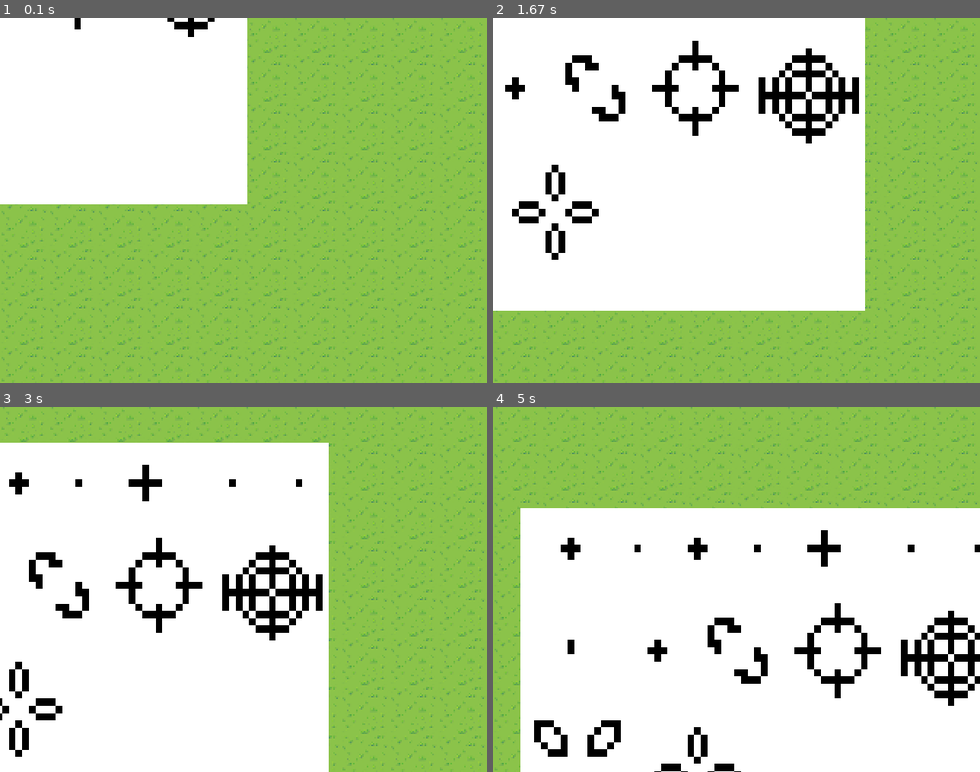
Above: before the commit, frames 1-4 (two rows, left to right).
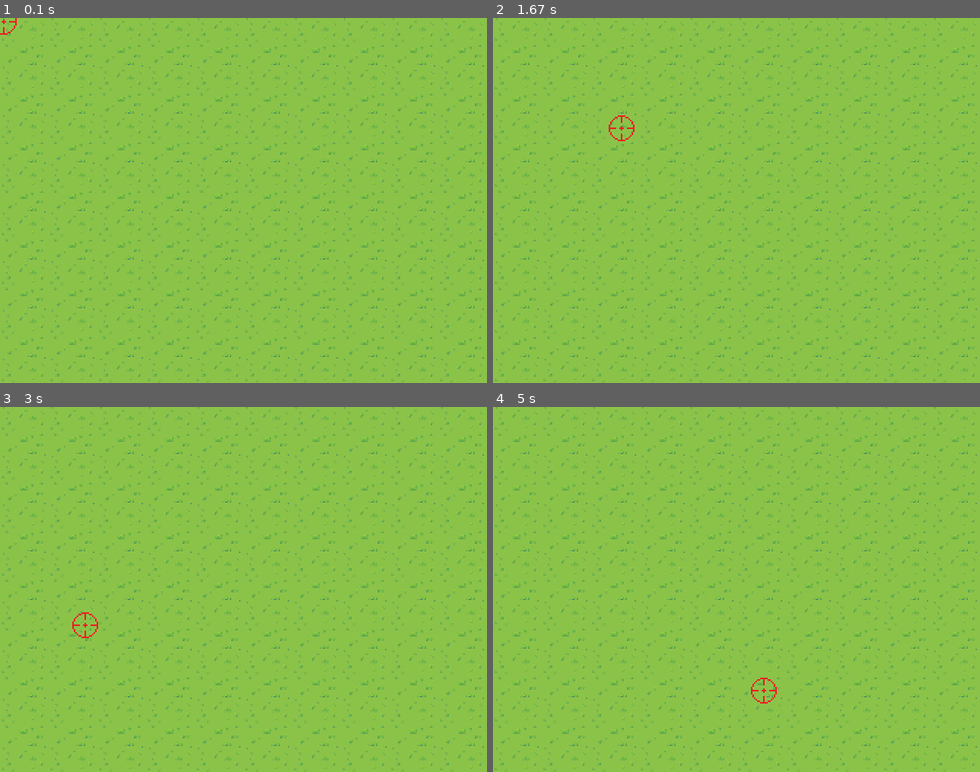
Above: after the commit, the same moments.

Repository: HoweZae/pygame
Game: pygame game, started from crosshair shooter/main.py
The game is run twice, just before and just after one commit, with the same random seed, the same clock (stepped at 60 frames per second) and the same inputs.
Inputs (mouse positions are in pixels of both pictures, inside the frame that each line leads up to):
- Up to frame 1 (0.1 s): no input
- Up to frame 2 (1.67 s): click (736, 200) at 0.38 s; click (785, 280) at 0.72 s; click (916, 328) at 1.05 s; click (619, 127) at 1.38 s
- Up to frame 3 (3 s): click (243, 633) at 1.72 s; click (175, 512) at 2.05 s; click (413, 684) at 2.38 s; click (87, 626) at 2.72 s
- Up to frame 4 (5 s): click (595, 520) at 3.05 s; click (619, 655) at 3.38 s; click (911, 673) at 3.72 s; click (590, 724) at 4.05 s; click (585, 611) at 4.38 s; click (765, 691) at 4.72 s

The runs differ from the first frame. In frame 1, 27% of the frame differs, in the area x 0-98%, y 0-99%; in frame 2, 62%; in frame 3, 61%; in frame 4, 69%, in the area x 0-100%, y 2-100%.

Commit message:
added sheep

Diff:
--- a/crosshair shooter/main.py
+++ b/crosshair shooter/main.py
@@ -1,18 +1,17 @@
 import pygame, sys
+import random
 
-from pygame.transform import scale
+from script.classes import *
 
-class Crosshair(pygame.sprite.Sprite):
-    def __init__(self):
-        super().__init__()
-        self.image = scale(pygame.image.load("crosshair shooter\crosshair.png"), (640, 480))
-        self.rect = self.image.get_rect()
-
-    def update(self):
-        self.rect.center = pygame.mouse.get_pos()
-
-    def shoot(self):
-        pass
+def generateSheep(group, count):
+    memo = set([])
+    iter = 0
+    while iter <= count:
+        pos = (random.randint(32, 320 - 32), random.randint(32, 240 - 32))
+        if pos not in memo:
+            group.add(Sheep(pos))
+            memo.add(pos)
+            iter += 1
 
 pygame.init()
 CLOCK = pygame.time.Clock()
@@ -20,29 +19,35 @@
 # GAME SCREEN
 WINDOW = pygame.display.set_mode((640, 480))
 screen = pygame.Surface((320, 240))
+pygame.mouse.set_visible(False)
 
-# BACKGROUND
-grass = pygame.image.load("crosshair shooter\grass.png")
-
-# CROSSHAIR
-xhair = Crosshair()
-xhair_group = pygame.sprite.Group()
-xhair_group.add(xhair)
-
-while True:
-    for event in pygame.event.get():
-        if event.type == pygame.QUIT:
-            pygame.quit()
-            sys.exit()
-
+def main():
+    # BACKGROUND
+    grass = pygame.image.load("crosshair shooter\grass.png")
     for x in range(0, 320, 32):
         for y in range(0, 240, 32):
             screen.blit(grass, (x, y))
 
-    WINDOW.blit(scale(screen, (640, 480)), (0, 0))
+    # SHEEP INITIALIZATION
+    sheep_group = pygame.sprite.Group()
+    generateSheep(sheep_group, 4) # THIS DOES NOT WORK; refactor
 
-    xhair_group.draw(WINDOW)
-    xhair_group.update()
+    # CROSSHAIR INITIALIZATION
+    xhair = Crosshair()
+    xhair_group = pygame.sprite.Group(xhair)
 
-    pygame.display.update()
-    CLOCK.tick(60)
+    while True:
+        for event in pygame.event.get():
+            if event.type == pygame.QUIT:
+                pygame.quit()
+                sys.exit()
+
+        WINDOW.blit(pygame.transform.scale(screen, (640, 480)), (0, 0))
+
+        xhair_group.draw(WINDOW)
+        xhair_group.update()
+
+        pygame.display.update()
+        CLOCK.tick(60)
+
+main()
--- /dev/null
+++ b/crosshair shooter/script/classes.py
@@ -0,0 +1,28 @@
+import pygame
+
+class Crosshair(pygame.sprite.Sprite):
+    def __init__(self):
+        super().__init__()
+        image = pygame.Surface((19,19))
+        image.blit(pygame.image.load("crosshair shooter\crosshair.png"), (0,0))
+        image.set_colorkey((255, 0, 255))
+
+        self.image = pygame.transform.scale(image, (38, 38))
+        self.rect = self.image.get_rect()
+
+    def update(self):
+        self.rect.center = pygame.mouse.get_pos()
+
+    def shoot(self):
+        pass
+
+class Sheep(pygame.sprite.Sprite):
+    def __init__(self, pos):
+        super().__init__()
+        image = pygame.Surface((32,32))
+        image.blit((pygame.image.load("crosshair shooter\sheep.png")), pos)
+        image.set_colorkey((255, 0, 255))
+
+        self.image = pygame.transform.scale(image, (64, 64))
+        self.rect = self.image.get_rect()
+        self.rect.center = pos
--- a/snake/main.py
+++ b/snake/main.py
@@ -10,7 +10,7 @@
 # INITIALIZATION OF GAME PARAMETERS
 CLOCK = pygame.time.Clock()
 WINDOW = pygame.display.set_mode((scr_width*2, scr_height*2), pygame.HWSURFACE | pygame.DOUBLEBUF)
-SCREEN = pygame.surface.Surface((scr_width, scr_height))
+SCREEN = pygame.Surface((scr_width, scr_height))
 FONT_DEFAULT = pygame.font.SysFont("SF Mono", 9, bold = True)
 
 # GAME FUNCTIONS
Binary file changed: crosshair shooter/crosshair.png
Binary file changed: crosshair shooter/grass.png
Binary file added: crosshair shooter/placeholder.png
Binary file added: crosshair shooter/sheep.png
